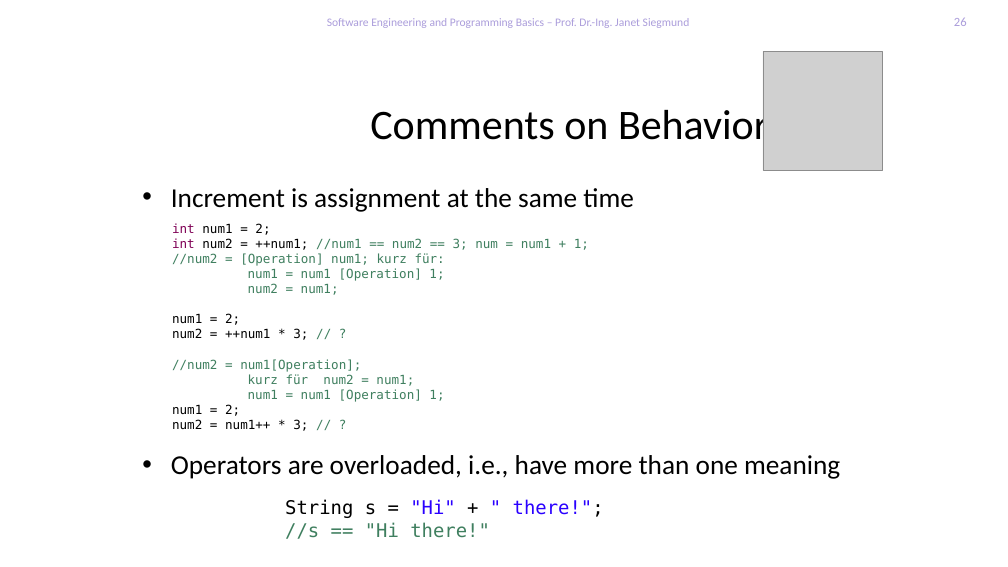
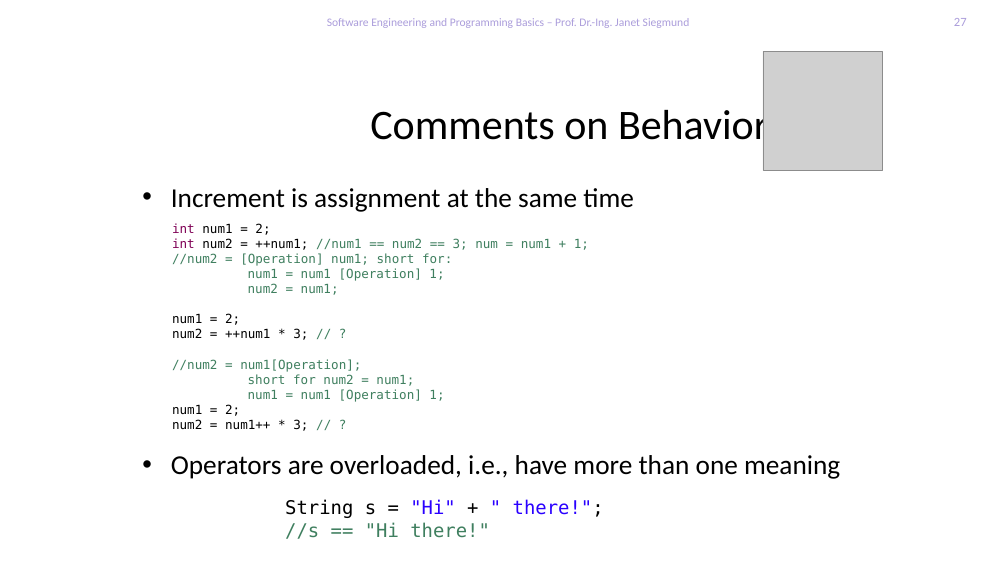
Before and after one commit to feigensp/lehre, a slide deck: slide 27 of se_prog/slides/02_DatatypesExpressionsMethods.pptx (slide 26 before the commit). Drawn at 1008x567 pixels with LibreOffice and Linux fonts; fonts in the diff are those of the drawing; grey boxes stand for pictures; background and template pictures are left out. Boxes give left, top, right and bottom in pixels: in the first picture for what was removed or moved away, otherwise in the second. Text is boxed around its words. In the diff, an @@ line names an element or a change of style, - is before the commit and + after.

```diff
--- a/se_prog/slides/02_DatatypesExpressionsMethods.pptx
+++ b/se_prog/slides/02_DatatypesExpressionsMethods.pptx
@@ page number at [954,18,967,26]: text changed @@
-26
+27
@@ text at [172,253,452,266]: text changed @@
-//num2 = [Operation] num1; kurz für:
+//num2 = [Operation] num1; short for:
@@ text at [248,374,414,386]: text changed @@
-kurz für num2 = num1;
+short for num2 = num1;
```
Also in this commit, not shown: 6 other slides changed, 1 slide added, 1 slide removed.
